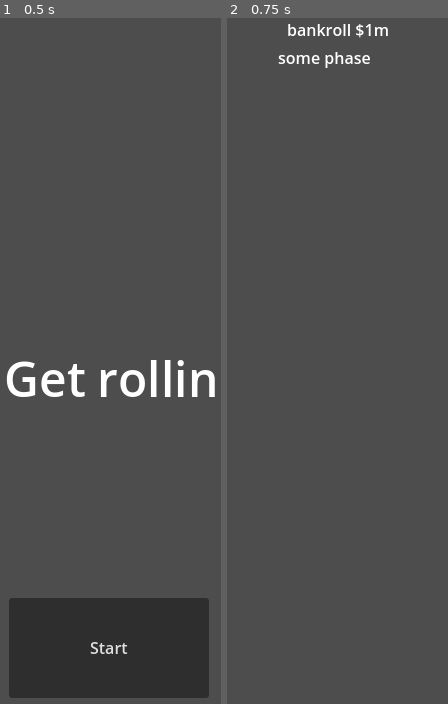
Above: before the commit, frames 1-2 (left to right).
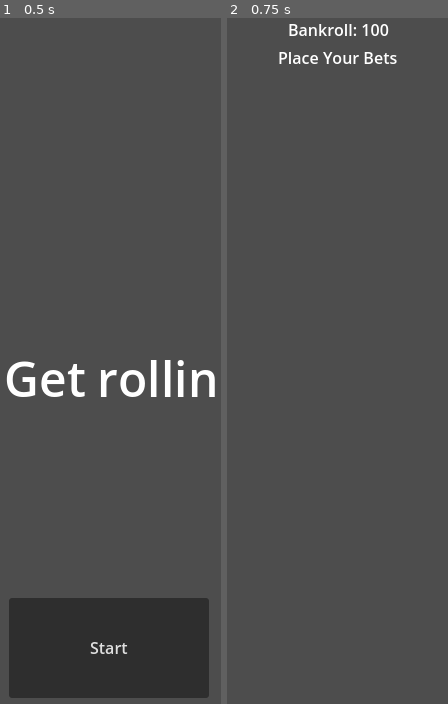
Above: after the commit, the same moments.

Repository: asarenski/godotCraps
Game: Godot game, scene res://src/scenes/main.tscn
The game is run twice, just before and just after one commit, with the same random seed, the same clock (stepped at 60 frames per second) and the same inputs.
Inputs:
- Up to frame 1 (0.5 s): no input
- Up to frame 2 (0.75 s): click "Start" at 0.5 s

Frame 1 is identical in both runs. In frame 2, 1.1% of the frame differs, in the area x 23-77%, y 0-8%.

Commit message:
updated to have initial betting state

Diff:
--- /dev/null
+++ b/src/scenes/betting_state.gd
@@ -0,0 +1,8 @@
+extends State
+
+class_name BettingState
+
+func _ready() -> void:
+	game_phase = State.GamePhase.COME_OUT  # Still in come out phase for betting purposes
+	point = null
+	hud.update_phase("Place Your Bets")
--- a/src/scenes/hud.gd
+++ b/src/scenes/hud.gd
@@ -5,5 +5,9 @@
 
 func on_start_game():
 	show()
-	$Bankroll.text = "bankroll $1m"
-	$Phase.text = "some phase"
+
+func update_bankroll(bankroll):
+	$Bankroll.text = "Bankroll: %d" % bankroll
+
+func update_phase(phase_text: String):
+	$Phase.text = phase_text
--- a/src/scenes/main.gd
+++ b/src/scenes/main.gd
@@ -4,5 +4,7 @@
 	$Start.start_game.connect(_on_start_game)
 
 func _on_start_game():
-	PersistentState.new()
+	var persistent_state = PersistentState.new()
+	persistent_state.set_hud($HUD)
+	add_child(persistent_state)
 	$HUD.on_start_game()
--- a/src/scenes/persistent_state.gd
+++ b/src/scenes/persistent_state.gd
@@ -4,14 +4,19 @@
 
 var state: State
 var state_factory: StateFactory
+var hud: Node
 
 func _ready():
 	state_factory = StateFactory.new()
-	change_state(StateFactory.StateNames.COME_OUT)
+	change_state(StateFactory.StateNames.BETTING)
+
+func set_hud(hud_node: Node):
+	hud = hud_node
+	print(state)
 
 func change_state(new_state_name: StateFactory.StateNames):
 	if state != null:
 		state.queue_free()
 	state = state_factory.get_state(new_state_name).new()
-	state.setup(Callable(self, 'change_state'), self)
+	state.setup(Callable(self, 'change_state'), self, hud)
 	add_child(state)
--- a/src/scenes/state.gd
+++ b/src/scenes/state.gd
@@ -17,9 +17,14 @@
 # Initial game state
 var game_phase = GamePhase.COME_OUT
 var point = null
-var bankroll = 1000
+var bankroll = 100
 
 var change_state: Callable
-func setup(change_state: Callable, persistent_state: PersistentState):
+var persistent_state: PersistentState
+var hud: Node
+
+func setup(change_state: Callable, persistent_state: PersistentState, hud: Node):
 	self.change_state = change_state
 	self.persistent_state = persistent_state
+	self.hud = hud
+	self.hud.update_bankroll(bankroll)
--- a/src/scenes/state_factory.gd
+++ b/src/scenes/state_factory.gd
@@ -5,15 +5,17 @@
 var states
 
 enum StateNames {
+	BETTING,
 	COME_OUT,
 	POINT
 }
 
 func _init():
 	states = {
+		StateNames.BETTING: BettingState,
 		StateNames.COME_OUT: ComeOutState,
 		StateNames.POINT: PointState
-}
+	}
 
 func get_state(state_name):
 	if states.has(state_name):
Not shown, added: src/scenes/betting_state.gd.uid
